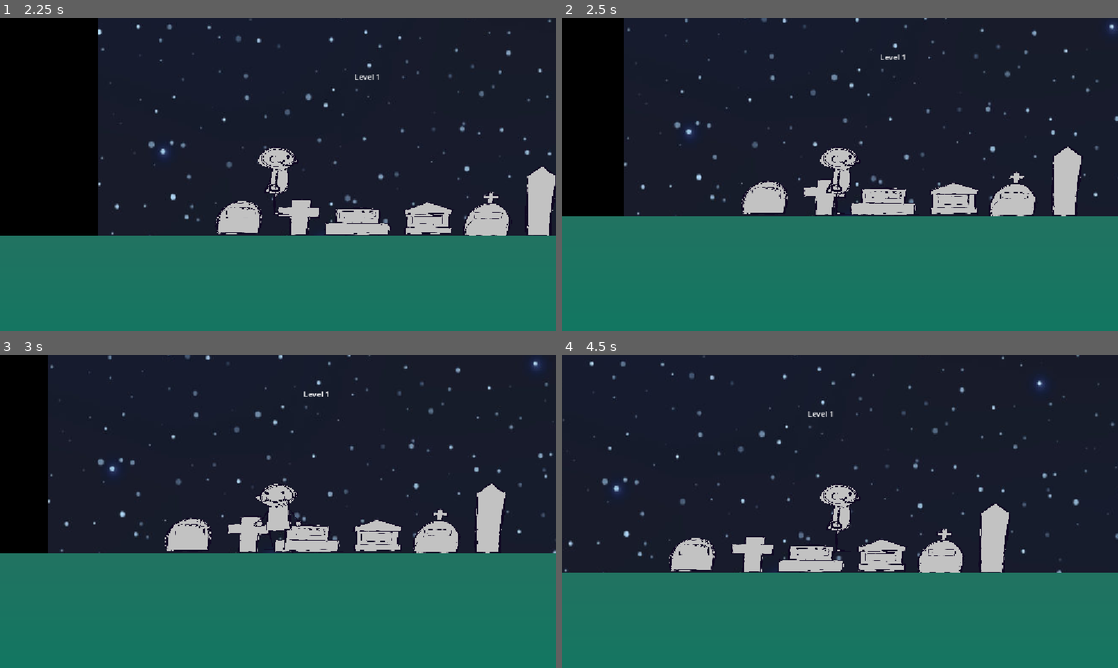
Above: before the commit, frames 1-4 (two rows, left to right).
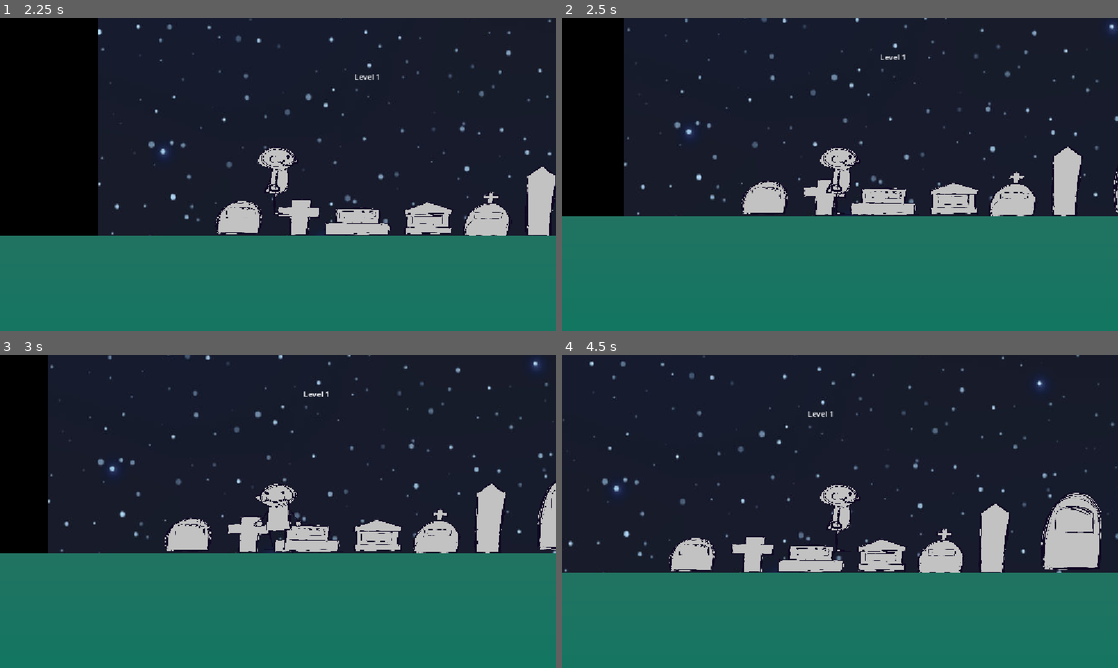
Above: after the commit, the same moments.

Repository: jlerman-wq/OCC-Hacks-2026
Game: Godot game, scene res://Scenes/MainMenu.tscn
Two runs of this game, one before a commit and one after it. Both use one fixed random seed, a clock stepped at 60 frames per second and the inputs below.
Inputs (mouse positions are in pixels of both pictures, inside the frame that each line leads up to):
- Up to frame 1 (2.25 s): click "Play" at 0.5 s; tap Enter at 1.25 s; move the mouse to (400, 158) at 1.27 s; hold E (Interact) 1.28-2.03 s; hold D (Move_Right) from 1.28 s (still down); click (400, 158) at 1.42 s; tap Space (Jump) at 1.52 s; move the mouse to (166, 190) at 2.02 s; tap E (Interact) at 2.1 s; click (166, 190) at 2.17 s
- Up to frame 2 (2.5 s): keep holding D (Move_Right); tap Space (Jump) at 2.27 s
- Up to frame 3 (3 s): move the mouse to (333, 442) at 2.77 s; release D (Move_Right) at 2.78 s; hold A (Move_Left) from 2.78 s (still down); hold E (Interact) from 2.78 s (still down); click (333, 442) at 2.92 s
- Up to frame 4 (4.5 s): move the mouse to (812, 574) at 3.52 s; release A (Move_Left) at 3.53 s; release E (Interact) at 3.53 s; hold D (Move_Right) from 3.53 s (still down); tap E (Interact) at 3.6 s; click (812, 574) at 3.67 s; tap Space (Jump) at 3.77 s; move the mouse to (1006, 558) at 4.27 s; hold E (Interact) from 4.28 s (still down); click (1006, 558) at 4.42 s

Frame 1 is identical in both runs. In frame 2, less than 0.1% of the frame differs, in the area x 99-100%, y 49-63%; in frame 3, 0.5%; in frame 4, 2.0%, in the area x 86-97%, y 44-69%.

Commit message:
.37
added tooltips

Diff:
--- /dev/null
+++ b/occ-hacks-project/Scenes/Examinable.tscn
@@ -0,0 +1,37 @@
+[gd_scene load_steps=3 format=3 uid="uid://dlyeeonjmfy34"]
+
+[ext_resource type="Script" uid="uid://dsyi07cgn5yan" path="res://Scenes/examinable.gd" id="1_g6kkx"]
+
+[sub_resource type="StyleBoxFlat" id="StyleBoxFlat_tip"]
+content_margin_left = 12.0
+content_margin_top = 8.0
+content_margin_right = 12.0
+content_margin_bottom = 8.0
+bg_color = Color(0.09, 0.09, 0.13, 0.94)
+border_width_left = 1
+border_width_top = 1
+border_width_right = 1
+border_width_bottom = 1
+border_color = Color(0.82, 0.82, 0.88, 0.55)
+corner_radius_top_left = 6
+corner_radius_top_right = 6
+corner_radius_bottom_right = 6
+corner_radius_bottom_left = 6
+shadow_color = Color(0, 0, 0, 0.45)
+shadow_size = 6
+
+[node name="Examinable" type="Area2D" unique_id=1944402663]
+script = ExtResource("1_g6kkx")
+
+[node name="CollisionShape2D" type="CollisionShape2D" parent="." unique_id=744033012]
+
+[node name="Tooltip" type="PanelContainer" parent="." unique_id=149860536]
+z_index = 50
+mouse_filter = 2
+theme_override_styles/panel = SubResource("StyleBoxFlat_tip")
+
+[node name="Label" type="Label" parent="Tooltip" unique_id=836336576]
+custom_minimum_size = Vector2(220, 0)
+mouse_filter = 2
+autowrap_mode = 3
+theme_override_colors/font_color = Color(0.95, 0.95, 0.97, 1)
--- /dev/null
+++ b/occ-hacks-project/Scenes/Example_Grave.tscn
@@ -0,0 +1,15 @@
+[gd_scene load_steps=4 format=3]
+
+[ext_resource type="PackedScene" uid="uid://dlyeeonjmfy34" path="res://Scenes/Examinable.tscn" id="1_base"]
+[ext_resource type="Texture2D" uid="uid://cqi7fbiaa7m82" path="res://Assets/Artwork/graves.png" id="2_tex"]
+
+[sub_resource type="AtlasTexture" id="AtlasTexture_grave1"]
+atlas = ExtResource("2_tex")
+region = Rect2(50, 45, 640, 860)
+
+[node name="Example_Grave" instance=ExtResource("1_base")]
+tooltip_states = Array[String](["A weathered headstone. The name has long since worn away.", "You brush away the moss. Beneath it, freshly scratched: \"THE KEY IS UNDER THE THIRD STONE.\""])
+
+[node name="Sprite2D" type="Sprite2D" parent="."]
+scale = Vector2(0.2, 0.2)
+texture = SubResource("AtlasTexture_grave1")
--- /dev/null
+++ b/occ-hacks-project/Scenes/Levels/Level 1/Example_Grave.tscn
@@ -0,0 +1,15 @@
+[gd_scene load_steps=4 format=3]
+
+[ext_resource type="PackedScene" uid="uid://dlyeeonjmfy34" path="res://Scenes/Examinable.tscn" id="1_base"]
+[ext_resource type="Texture2D" uid="uid://cqi7fbiaa7m82" path="res://Assets/Artwork/graves.png" id="2_tex"]
+
+[sub_resource type="AtlasTexture" id="AtlasTexture_grave1"]
+atlas = ExtResource("2_tex")
+region = Rect2(50, 45, 640, 860)
+
+[node name="Example_Grave" instance=ExtResource("1_base")]
+tooltip_text = "A weathered headstone. The name has long since worn away."
+
+[node name="Sprite2D" type="Sprite2D" parent="."]
+scale = Vector2(0.2, 0.2)
+texture = SubResource("AtlasTexture_grave1")
--- a/occ-hacks-project/Scenes/Levels/Level 1/Level_1.tscn
+++ b/occ-hacks-project/Scenes/Levels/Level 1/Level_1.tscn
@@ -11,6 +11,7 @@
 [ext_resource type="PackedScene" uid="uid://bivcjfq4rmu1f" path="res://Assets/Scenes/Level 1/grave_4.tscn" id="8_g4o7n"]
 [ext_resource type="PackedScene" uid="uid://ban3ck7b4svht" path="res://Assets/Scenes/Level 1/grave_5.tscn" id="9_d4j2s"]
 [ext_resource type="PackedScene" uid="uid://bbwg77k04478e" path="res://Assets/Scenes/Level 1/grave_6.tscn" id="10_gk1ct"]
+[ext_resource type="PackedScene" path="res://Scenes/Levels/Level 1/Example_Grave.tscn" id="12_7b7ae"]
 
 [sub_resource type="RectangleShape2D" id="RectangleShape2D_qmqve"]
 size = Vector2(42, 655)
@@ -191,3 +192,7 @@
 offset_right = 3326.0
 offset_bottom = 1124.0
 texture = ExtResource("6_anfnq")
+
+[node name="Example_Grave" parent="Enviorment" unique_id=856737939 instance=ExtResource("12_7b7ae")]
+position = Vector2(1103, 525)
+popup_offset = Vector2(0, -98)
--- /dev/null
+++ b/occ-hacks-project/Scenes/examinable.gd
@@ -0,0 +1,121 @@
+@tool
+extends Area2D
+class_name examinable
+
+## Emitted whenever the player clicks this object. `state_index` is the
+## tooltip state it just switched to. Hook a switch/puzzle to this later.
+signal examined(state_index: int)
+
+## Single-state text. Used when `tooltip_states` is left empty.
+@export_multiline var tooltip_text: String = ""
+## Multi-state text. Fill this (2+ entries) to make the object cycle
+## tooltips on each click. Takes priority over tooltip_text when non-empty.
+@export var tooltip_states: Array[String] = []
+## Extra nudge applied after the tooltip is placed above the sprite.
+## Y is the gap above the art; more negative = higher.
+@export var popup_offset: Vector2 = Vector2(0, -12)
+@export var padding: Vector2 = Vector2(8, 8)
+@export var target_sprite: Sprite2D
+
+var _state: int = 0
+
+func _ready() -> void:
+	_fit_to_sprite()
+	if Engine.is_editor_hint():
+		return
+	mouse_entered.connect(_on_mouse_entered)
+	mouse_exited.connect(_on_mouse_exited)
+	input_event.connect(_on_input_event)
+	_refresh_text()
+	$Tooltip.visible = false
+
+func _process(_delta: float) -> void:
+	if Engine.is_editor_hint():
+		_fit_to_sprite()
+
+# --- Tooltip text / state ---------------------------------------------------
+
+func _states() -> Array:
+	if tooltip_states.size() > 0:
+		return tooltip_states
+	return [tooltip_text]
+
+func _current_text() -> String:
+	var s := _states()
+	if s.is_empty():
+		return ""
+	return str(s[clamp(_state, 0, s.size() - 1)])
+
+func _refresh_text() -> void:
+	var label := get_node_or_null("Tooltip/Label") as Label
+	if label:
+		label.text = _current_text()
+
+# --- Click to cycle state ---------------------------------------------------
+
+func _on_input_event(_viewport: Node, event: InputEvent, _shape_idx: int) -> void:
+	if event is InputEventMouseButton and event.pressed and event.button_index == MOUSE_BUTTON_LEFT:
+		_advance_state()
+
+func _advance_state() -> void:
+	var count: int = max(_states().size(), 1)
+	_state = (_state + 1) % count
+	_refresh_text()
+	if $Tooltip.visible:
+		_position_tooltip()   # size may have changed with the new text
+	examined.emit(_state)
+
+# --- Show / hide / place ----------------------------------------------------
+
+func _on_mouse_entered() -> void:
+	_show_tooltip()
+
+func _on_mouse_exited() -> void:
+	$Tooltip.visible = false
+
+func _show_tooltip() -> void:
+	var tip: Control = $Tooltip
+	_refresh_text()
+	tip.visible = true
+	_position_tooltip()
+	# pop-in: fade + rise
+	var end_pos: Vector2 = tip.position
+	tip.modulate.a = 0.0
+	tip.position = end_pos + Vector2(0, 8)
+	var tw := create_tween().set_parallel(true)
+	tw.tween_property(tip, "modulate:a", 1.0, 0.12)
+	tw.tween_property(tip, "position", end_pos, 0.12)
+
+func _position_tooltip() -> void:
+	var tip: Control = $Tooltip
+	tip.reset_size()   # shrink to fit current text
+	var sprite := _get_sprite()
+	var center_x: float = 0.0
+	var top_y: float = 0.0
+	if sprite and sprite.texture:
+		var r: Rect2 = sprite.get_rect()
+		center_x = sprite.position.x + (r.position.x + r.size.x * 0.5) * sprite.scale.x
+		top_y = sprite.position.y + r.position.y * sprite.scale.y
+	# centered horizontally, sitting just above the top of the art
+	tip.position = Vector2(center_x - tip.size.x * 0.5, top_y - tip.size.y) + popup_offset
+
+# --- Collision auto-fit -----------------------------------------------------
+
+func _fit_to_sprite() -> void:
+	var sprite := _get_sprite()
+	var cs := get_node_or_null("CollisionShape2D") as CollisionShape2D
+	if sprite == null or sprite.texture == null or cs == null:
+		return
+	if not (cs.shape is RectangleShape2D):
+		cs.shape = RectangleShape2D.new()
+	var r: Rect2 = sprite.get_rect()
+	(cs.shape as RectangleShape2D).size = r.size * sprite.scale + padding
+	cs.position = sprite.position + (r.position + r.size * 0.5) * sprite.scale
+
+func _get_sprite() -> Sprite2D:
+	if target_sprite:
+		return target_sprite
+	for child in get_children():
+		if child is Sprite2D:
+			return child
+	return null
Not shown, added: occ-hacks-project/Assets/Artwork/butcher jamon.png.import
Not shown, added: occ-hacks-project/Scenes/examinable.gd.uid
